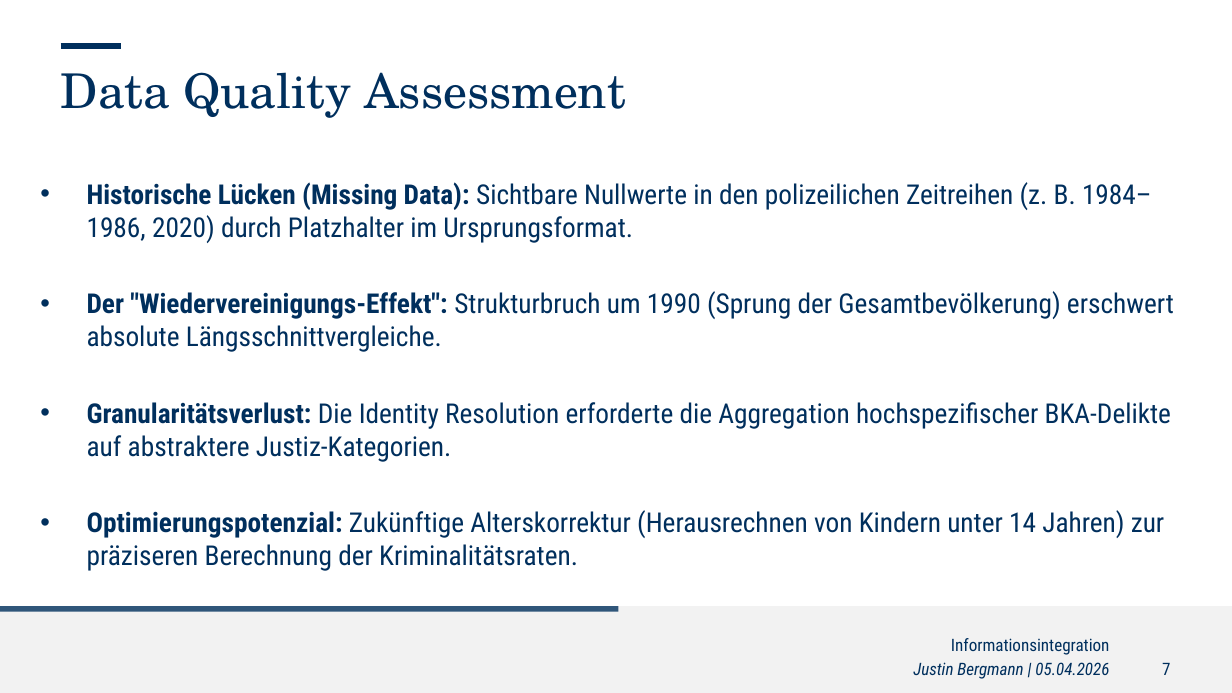
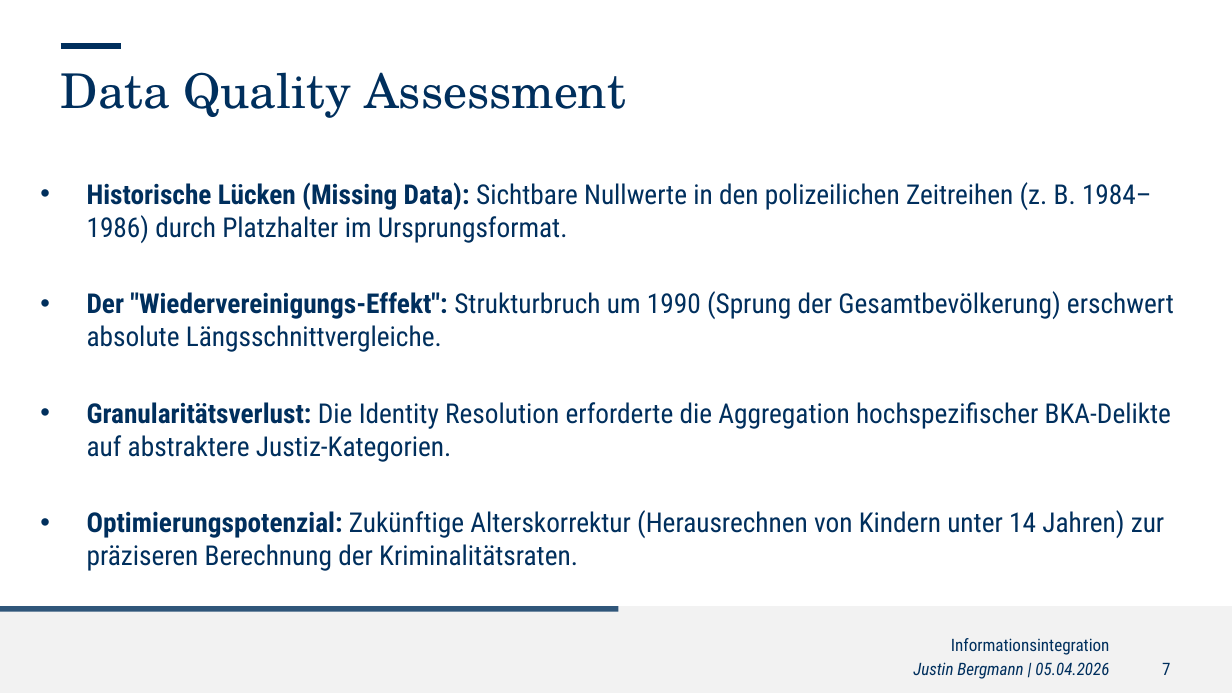
Before and after one commit to Smurado/kriminalstatistik-integration, a slide deck: slide 8 of Präsentation/Presentation1.pptx. Drawn at 1232x693 pixels with LibreOffice and Linux fonts; fonts in the diff are those of the drawing; background and template pictures are left out. Boxes give left, top, right and bottom in pixels: in the first picture for what was removed or moved away, otherwise in the second. Text is boxed around its words. In the diff, an @@ line names an element or a change of style, - is before the commit and + after.

Commit message:
Add Data Quality Assessment notebook, renumber pipeline (01-08)

```diff
--- a/Präsentation/Presentation1.pptx
+++ b/Präsentation/Presentation1.pptx
@@ text at (87, 182, 1152, 243): text changed @@
-• Historische Lücken (Missing Data): Sichtbare Nullwerte in den polizeilichen Zeitreihen (z. B. 1984–1986, 2020) durch Platzhalter im Ursprungsformat.
+• Historische Lücken (Missing Data): Sichtbare Nullwerte in den polizeilichen Zeitreihen (z. B. 1984–1986) durch Platzhalter im Ursprungsformat.
```
Also in this commit, not shown: 1 other slide changed, 6 other files.
